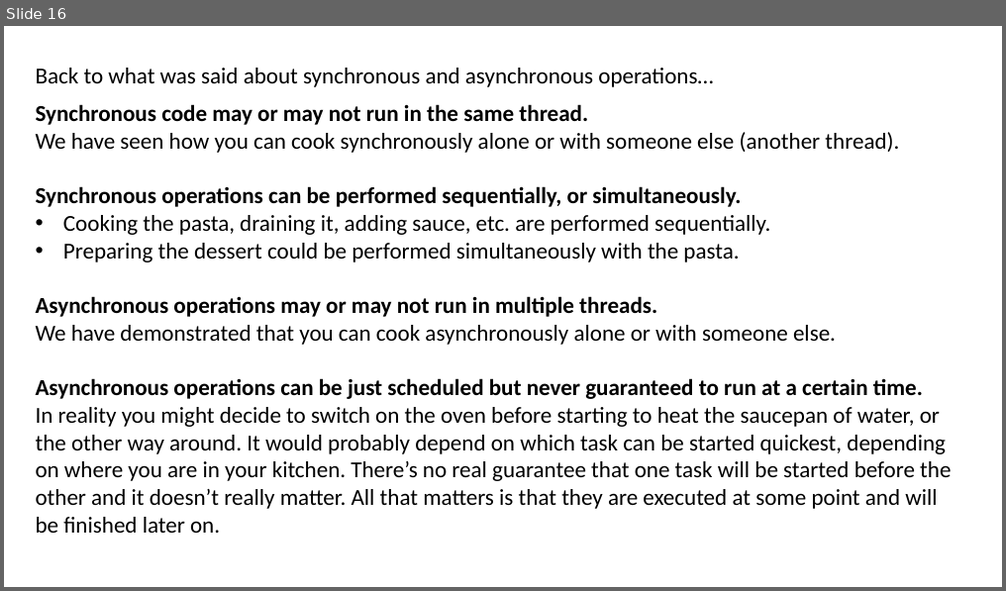
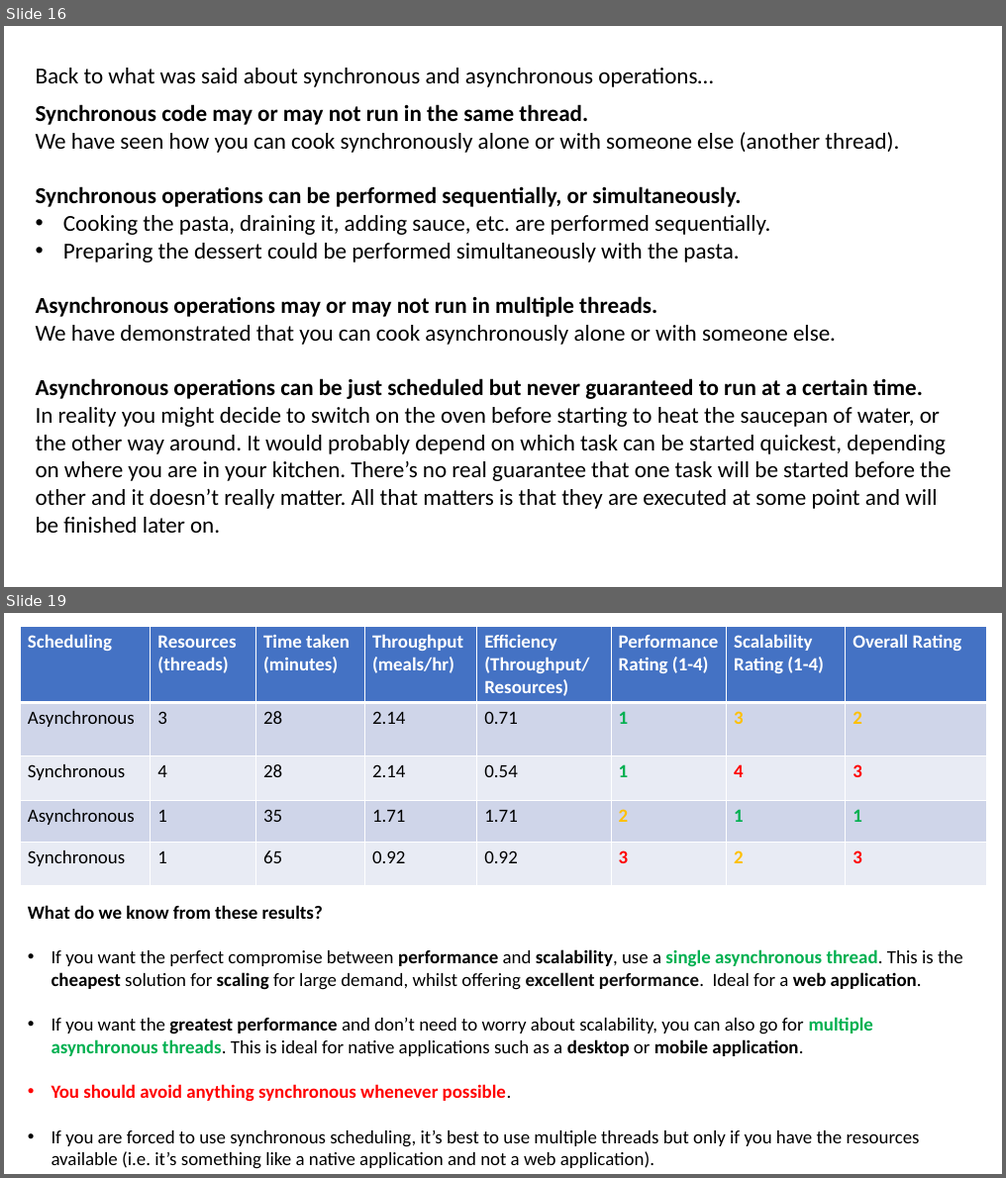
Before and after one commit to JoshKain/AsyncAwaitQuiz, a slide deck: Async and await presentation.pptx. Shown one above the other, each under a label of ours: slide 16 before the commit, slides 16 and 19 after it; the slides between them are not shown. The pictures are 1006x591 and 1006x1178 pixels, drawn with LibreOffice and Linux fonts; fonts in the diff are those of the drawing. Boxes give left, top, right and bottom in pixels: in the first picture for what was removed or moved away, otherwise in the second. Text is boxed around its words. In the diff, an @@ line names an element or a change of style, - is before the commit and + after.

```diff
--- a/Async and await presentation.pptx
+++ b/Async and await presentation.pptx
@@ slide 19 added at (x1=4, y1=613, x2=1002, y2=1174), background #FFFFFF @@
@@ table added at (x1=21, y1=627, x2=987, y2=884), 5 rows, 8 columns @@
+Scheduling | Resources (threads) | Time taken (minutes) | Throughput (meals/hr) | Efficiency / (Throughput/Resources) | Performance Rating (1-4) | Scalability Rating (1-4) | Overall Rating
+Asynchronous | 3 | 28 | 2.14 | 0.71 | 1 | 3 | 2
+Synchronous | 4 | 28 | 2.14 | 0.54 | 1 | 4 | 3
+Asynchronous | 1 | 35 | 1.71 | 1.71 | 2 | 1 | 1
+Synchronous | 1 | 65 | 0.92 | 0.92 | 3 | 2 | 3
@@ text added at (x1=28, y1=905, x2=963, y2=1169), 18 pt, text #000000 @@
+What do we know from these results?
+• If you want the perfect compromise between performance and scalability, use a single asynchronous thread. This is the cheapest solution for scaling for large demand, whilst offering excellent performance. Ideal for a web application.
+• If you want the greatest performance and don’t need to worry about scalability, you can also go for multiple asynchronous threads. This is ideal for native applications such as a desktop or mobile application.
+• You should avoid anything synchronous whenever possible.
+• If you are forced to use synchronous scheduling, it’s best to use multiple threads but only if you have the resources available (i.e. it’s something like a native application and not a web application).
```
Also in this commit, not shown: 1 slide changed, 1 other slide added.
